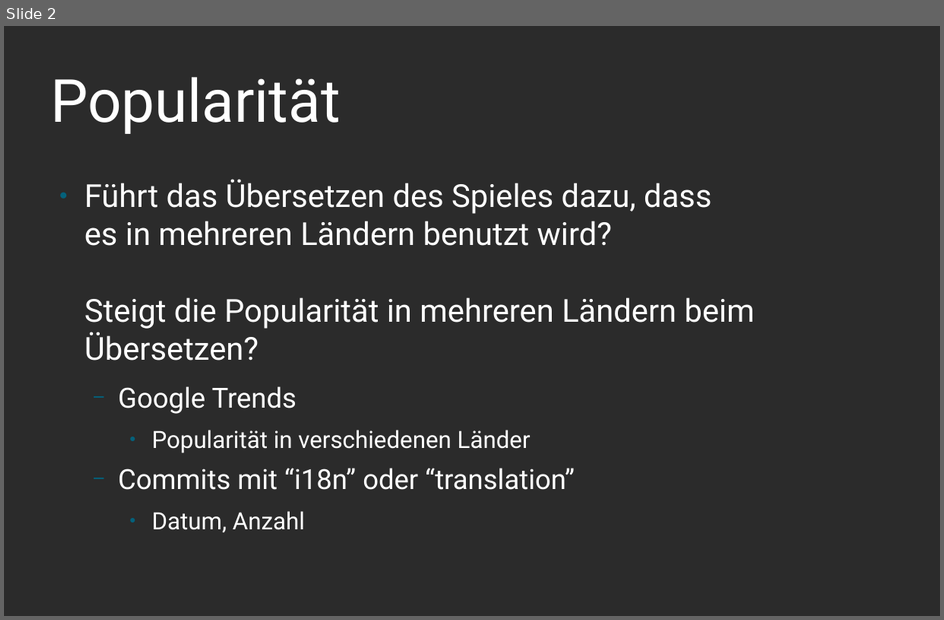
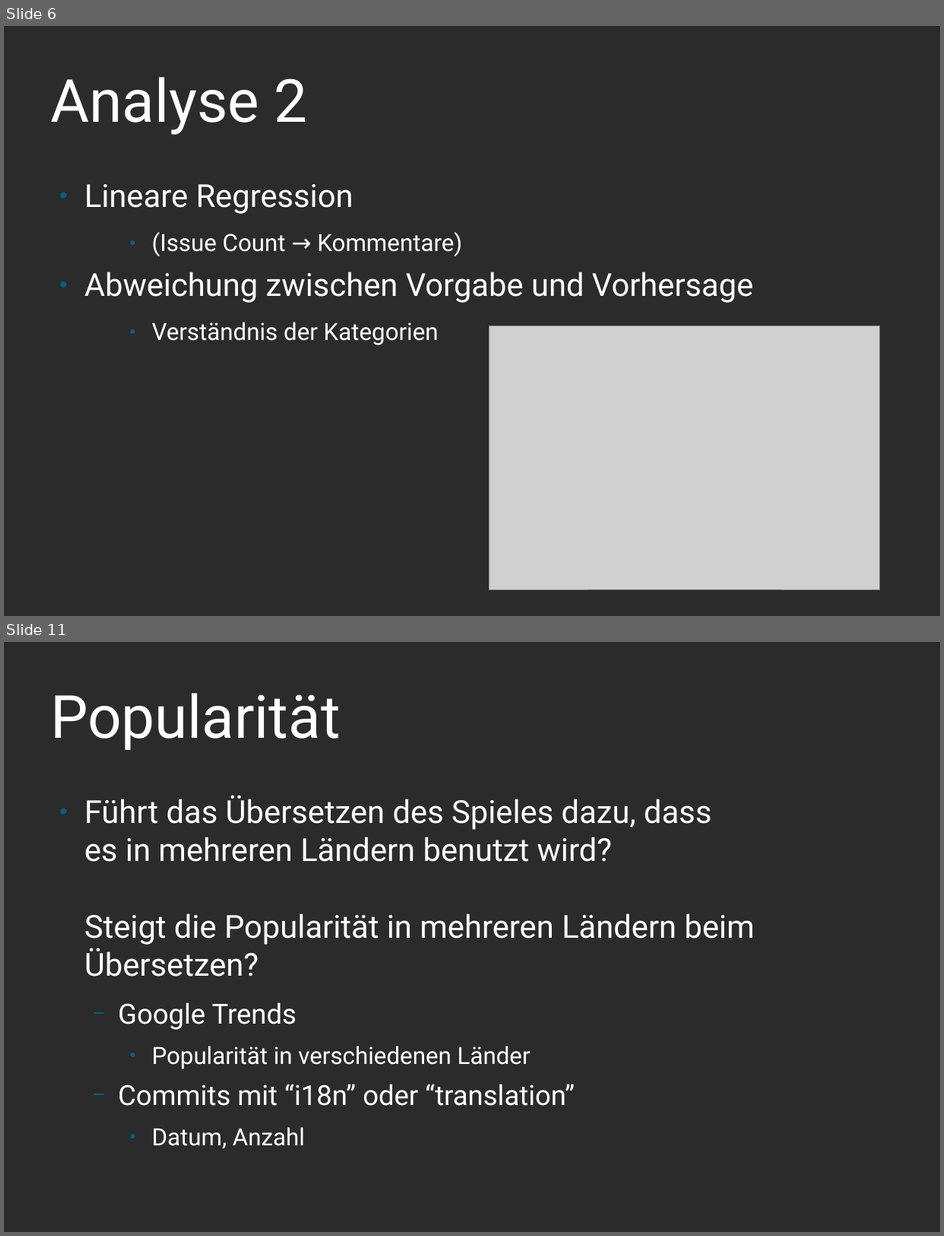
Before and after one commit to BoyanH/SoftwareProcesses17-18, a slide deck: Homework10/results_presentation.odp. Shown one above the other, each under a label of ours: slide 2 before the commit, slides 6 and 11 after it; the slides between them are not shown. The pictures are 944x620 and 944x1236 pixels, drawn with LibreOffice and Linux fonts; fonts in the diff are those of the drawing; grey boxes stand for pictures; background and template pictures are left out; a plain dark background stands for a picture behind light text. Boxes give left, top, right and bottom in pixels: in the first picture for what was removed or moved away, otherwise in the second. Text is boxed around its words. In the diff, an @@ line names an element or a change of style, - is before the commit and + after.

```diff
--- a/Homework10/results_presentation.odp
+++ b/Homework10/results_presentation.odp
@@ slide 6 added at bbox=[4, 26, 940, 616], background picture (left out) @@
@@ title added at bbox=[51, 77, 308, 135], 60 pt, text #FFFFFF @@
+Analyse 2
@@ text added at bbox=[85, 184, 754, 345], 32 pt, text #FFFFFF @@
+● Lineare Regression
+    ● (Issue Count → Kommentare)
+● Abweichung zwischen Vorgabe und Vorhersage
+    ● Verständnis der Kategorien
@@ picture added at bbox=[490, 325, 880, 589] @@
@@ what was slide 2 is now slide 11 @@
```
Also in this commit, not shown: 1 slide changed, 8 other slides added.
